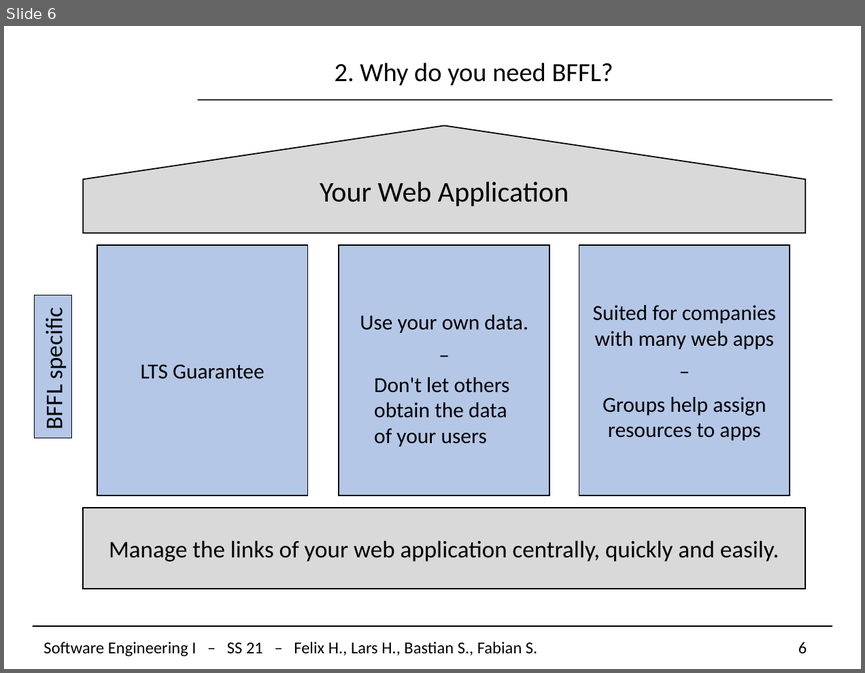
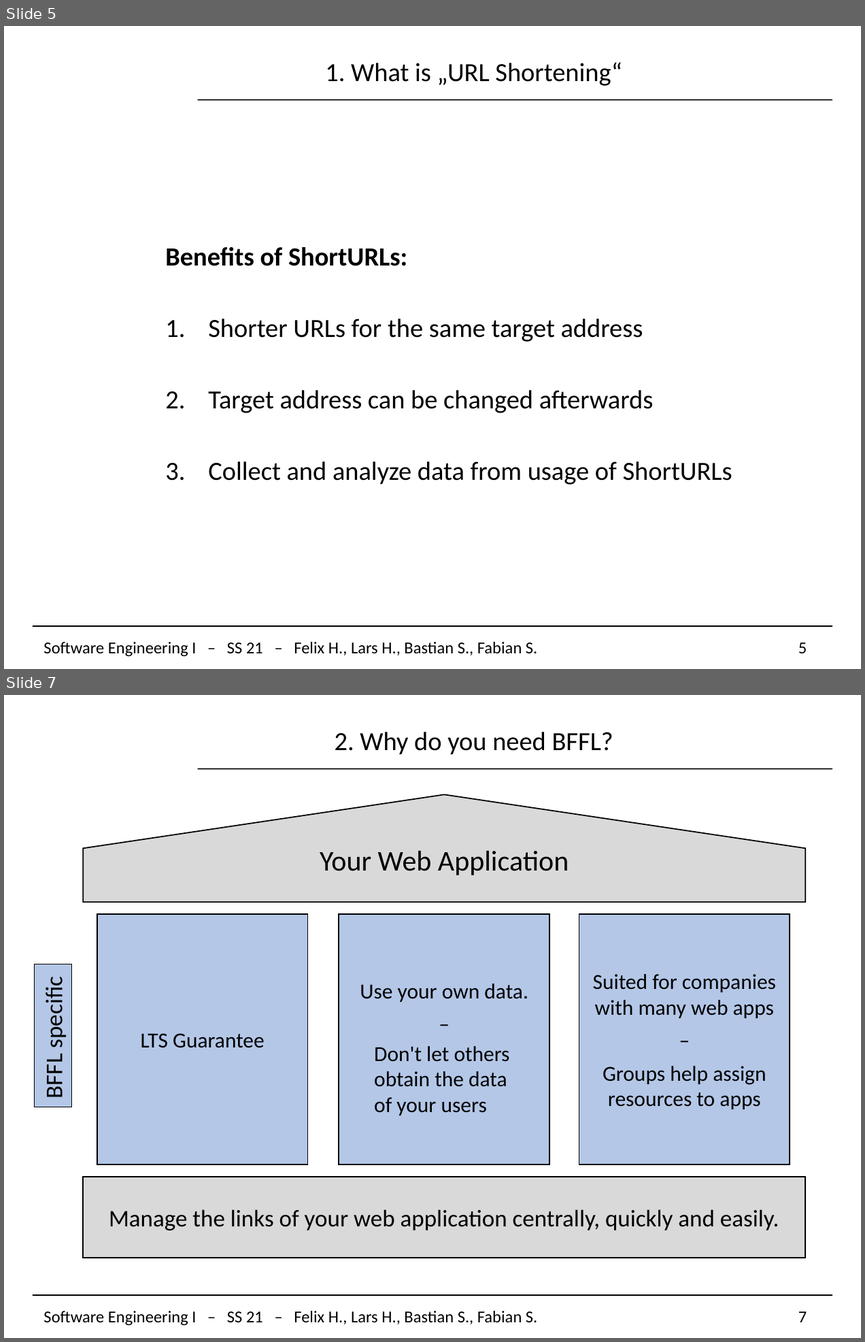
Before and after one commit to Krayaty/bffl, a slide deck: Documentation/Final/Final_PPt_BFFL.pptx. Shown one above the other, each under a label of ours: slide 6 before the commit, slides 5 and 7 after it; the slides between them are not shown. The pictures are 865x673 and 865x1342 pixels, drawn with LibreOffice and Linux fonts; fonts in the diff are those of the drawing; background and template pictures are left out. Boxes give left, top, right and bottom in pixels: in the first picture for what was removed or moved away, otherwise in the second. Text is boxed around its words. In the diff, an @@ line names an element or a change of style, - is before the commit and + after.

```diff
--- a/Documentation/Final/Final_PPt_BFFL.pptx
+++ b/Documentation/Final/Final_PPt_BFFL.pptx
@@ slide 5 added at (4, 26, 861, 669), background #FFFFFF; not listed: 3 template elements that a slide beside it also shows @@
@@ text added at (325, 62, 622, 86), 22 pt, text #000000 @@
+1. What is „URL Shortening“
@@ text added at (165, 247, 732, 484), 22 pt, text #000000 @@
+Benefits of ShortURLs:
+1. Shorter URLs for the same target address
+2. Target address can be changed afterwards
+3. Collect and analyze data from usage of ShortURLs
@@ page number added at (798, 642, 806, 653), 14 pt, text #000000 @@
+5
@@ what was slide 6 is now slide 7 @@
@@ page number at (798, 1311, 806, 1322): text changed @@
-6
+7
```
Also in this commit, not shown: 1 slide changed, 1 other slide added, 1 slide removed, 2 other files.
